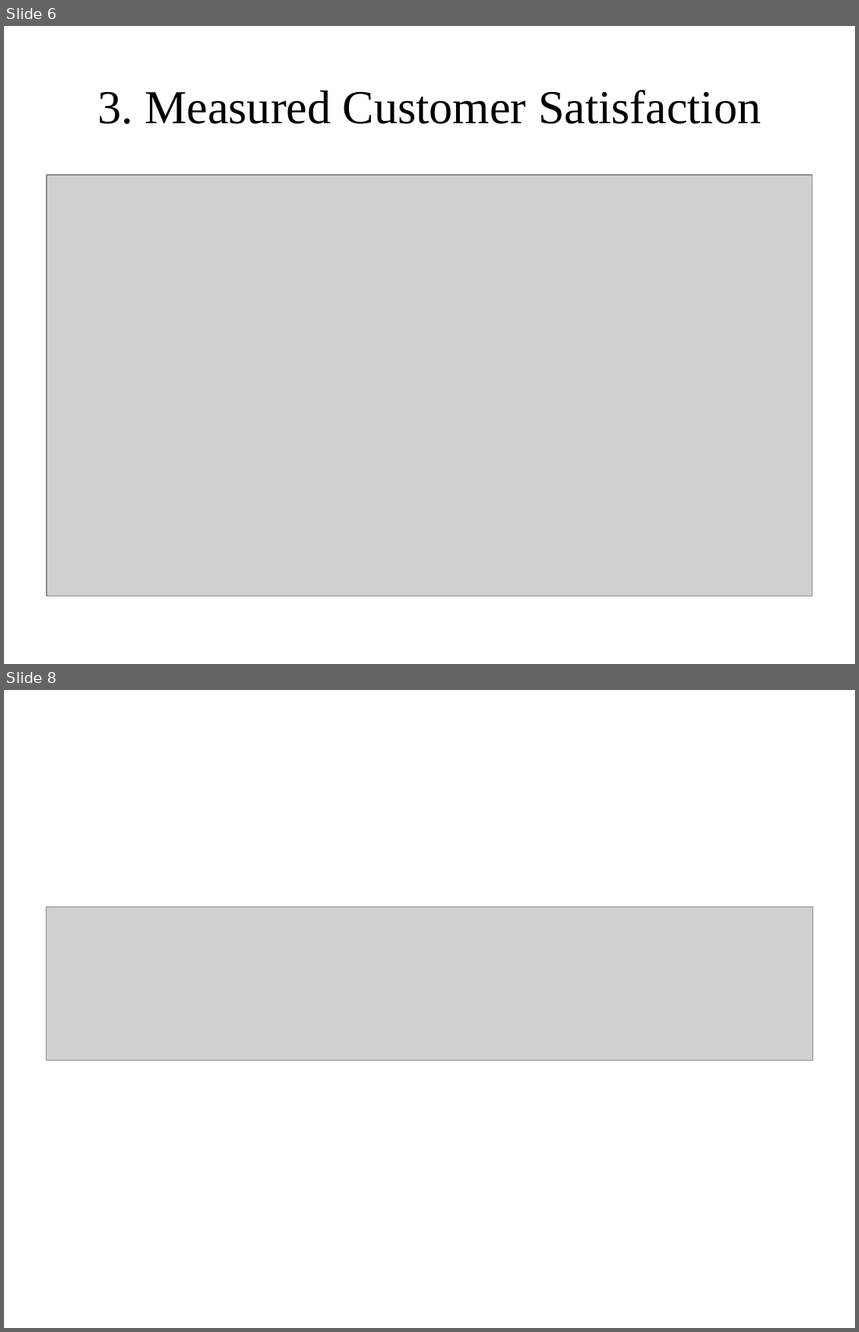
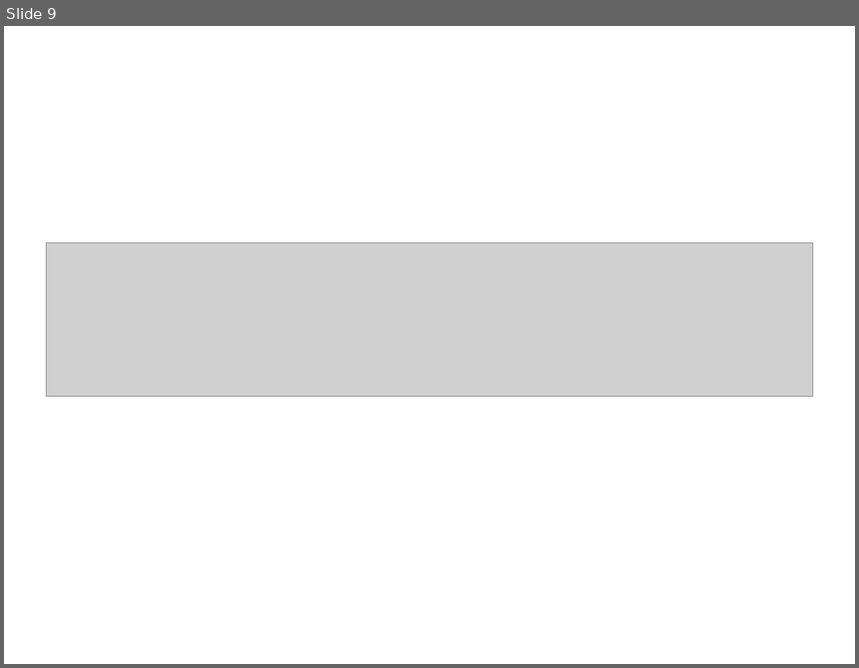
Before and after one commit to T138384/vlu-k15t1-team11, a slide deck: SMA - Software Measurement & Analysis/Asignment-02/K15T1-Team11-Team Assignment2/K15T1-Team11-Team Assignment2.ppt. Shown one above the other, each under a label of ours: slides 6 and 8 before the commit, slide 9 after it; the slides between them are not shown. The pictures are 859x1332 and 859x668 pixels, drawn with LibreOffice and Linux fonts; fonts in the diff are those of the drawing; grey boxes stand for pictures; background and template pictures are left out. Boxes give left, top, right and bottom in pixels: in the first picture for what was removed or moved away, otherwise in the second. Text is boxed around its words. In the diff, an @@ line names an element or a change of style, - is before the commit and + after.

```diff
--- a/SMA - Software Measurement & Analysis/Asignment-02/K15T1-Team11-Team Assignment2/K15T1-Team11-Team Assignment2.ppt
+++ b/SMA - Software Measurement & Analysis/Asignment-02/K15T1-Team11-Team Assignment2/K15T1-Team11-Team Assignment2.ppt
@@ slide 6 removed at [4, 26, 855, 664], background #FFFFFF @@
@@ title removed at [97, 90, 761, 124] @@
-3. Measured Customer Satisfaction
@@ picture removed at [47, 175, 813, 596] @@
@@ what was slide 8 is now slide 9 @@
```
Also in this commit, not shown: 4 slides changed, 4 slides added, 2 other slides removed, 2 other files.
